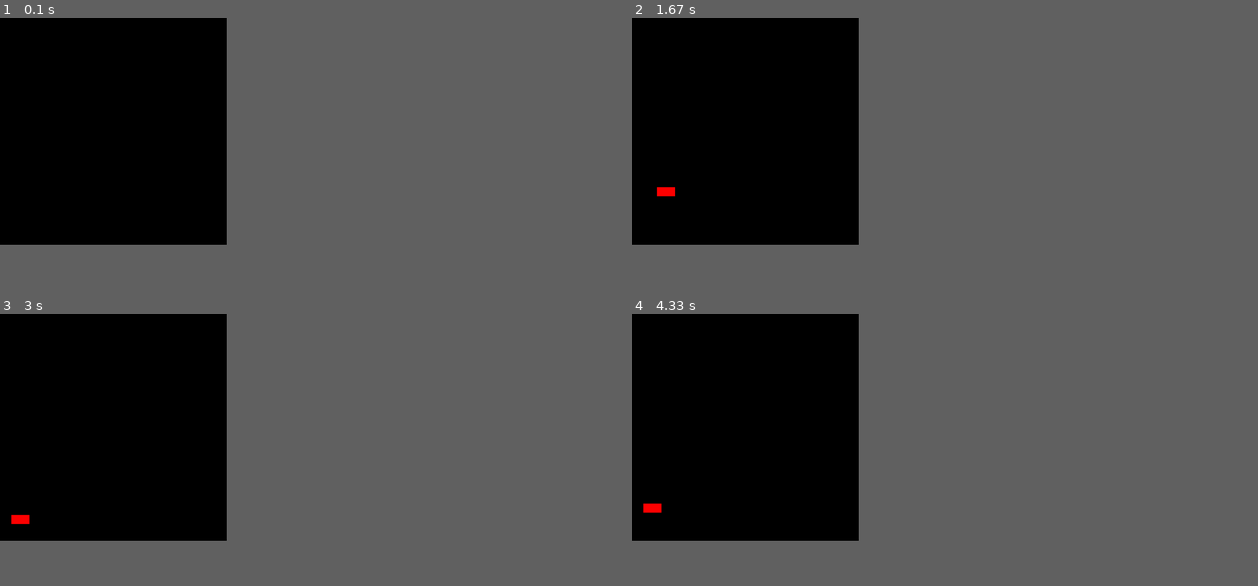
Above: before the commit, frames 1-4 (two rows, left to right).
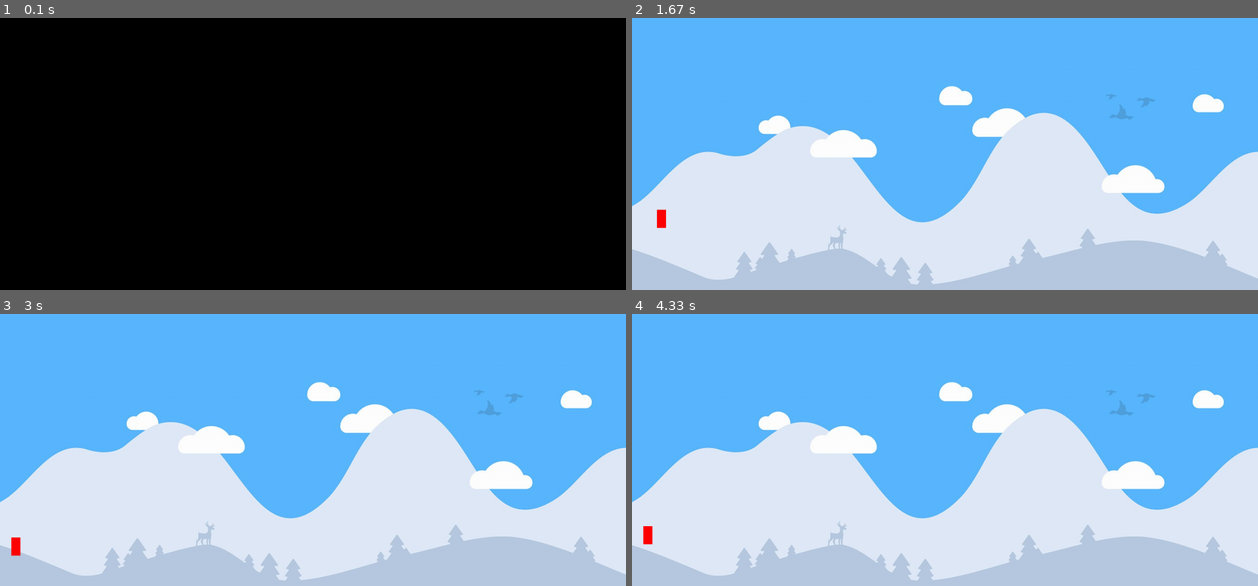
Above: after the commit, the same moments.

Repository: s0568941/usws-reinforcement-learning
Game: pygame game, started from usws_jump_and_run_game/main.py
Two runs of this game, one before a commit and one after it. Both use one fixed random seed, a clock stepped at 60 frames per second and the inputs below.
Inputs:
- Up to frame 1 (0.1 s): no input
- Up to frame 2 (1.67 s): hold Right 0.33-0.8 s; hold Up 0.83-1.13 s; tap Space at 0.9, 1.23 s; hold Right 1.17-1.63 s
- Up to frame 3 (3 s): hold Left 1.67-2.2 s; tap Space at 1.73, 2.03, 2.3, 2.73 s; hold Left 2.23-2.63 s; hold Right from 2.67 s (still down)
- Up to frame 4 (4.33 s): tap Space at 3.03, 3.8, 4.3 s; release Right at 3.3 s; hold Left 3.73-4.2 s; hold Right from 4.23 s (still down)
In our replay, the window is 326x326 before the commit and 900x391 after it. These sizes can differ from the game's own. Grey fills any space a smaller window leaves; there, only what the larger window draws over its background counts as a difference.

The runs differ from the first frame. In frame 1, only the window size differs. In frame 2, 79% of the frame differs, in the area x 0-100%, y 0-100%; in frame 3, 79%; in frame 4, 79%.

Commit message:
add a file for pictures

Diff:
--- a/usws_jump_and_run_game/main.py
+++ b/usws_jump_and_run_game/main.py
@@ -8,10 +8,12 @@
 pygame.init()
 
 from usws_jump_and_run_game.characters.player import Player
-player = Player(10, 480, 20, 40)
+player = Player(10, 530, 40, 20)
+
+bg = pygame.image.load('../pictures/bg.jpg')
 
 # Konstanten
-SIZE = SCREEN_WIDTH, SCREEN_HEIGHT = 500, 500
+SIZE = SCREEN_WIDTH, SCREEN_HEIGHT = 1380, 600
 JUMP_VELOCITY = 8
 
 #Titel und Groesse fuer das Fenster setzen
@@ -20,6 +22,17 @@
 
 # Boolean: True = Spiel laeuft | False = Spiel Ende
 run = True
+
+# Auslagerung der Zeichenaktionen
+
+def redrawGameWindows():
+    # Hintergrundbildboden muss noch angepasst werden
+    screen.blit(bg, (0, 0))
+    # Spieler wird vorerst durch ein Rechteck dargestellt
+    pygame.draw.rect(screen, (255, 0, 0), (player.x, player.y, player.width, player.height))
+    # Aktualisiere das Fenster
+    pygame.display.update()
+
 
 while run:
     pygame.time.delay(100)
@@ -61,13 +74,6 @@
             player.jump_velocity = JUMP_VELOCITY
             player.is_jump = False
 
-
-
-    # Vorerst Schwarzer Hintergrund (RGB)
-    screen.fill((0, 0, 0))
-    # Spieler wird vorerst durch ein Rechteck dargestellt
-    pygame.draw.rect(screen, (255, 0, 0), (player.x, player.y, player.width, player.height))
-    # Aktualisiere das Fenster
-    pygame.display.update()
+    redrawGameWindows()
 
 pygame.quit()
Binary file added: pictures/bg.jpg
